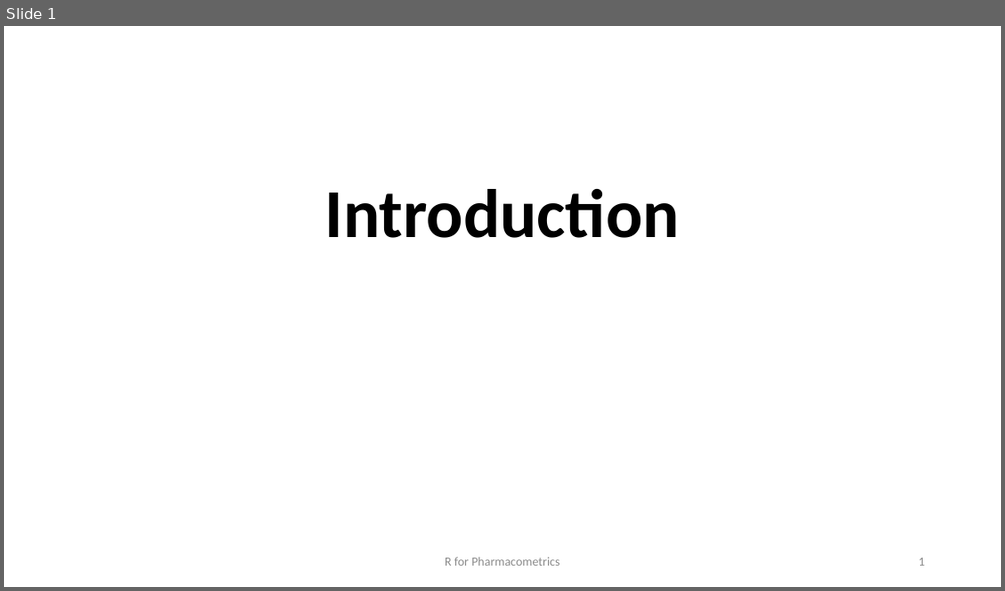
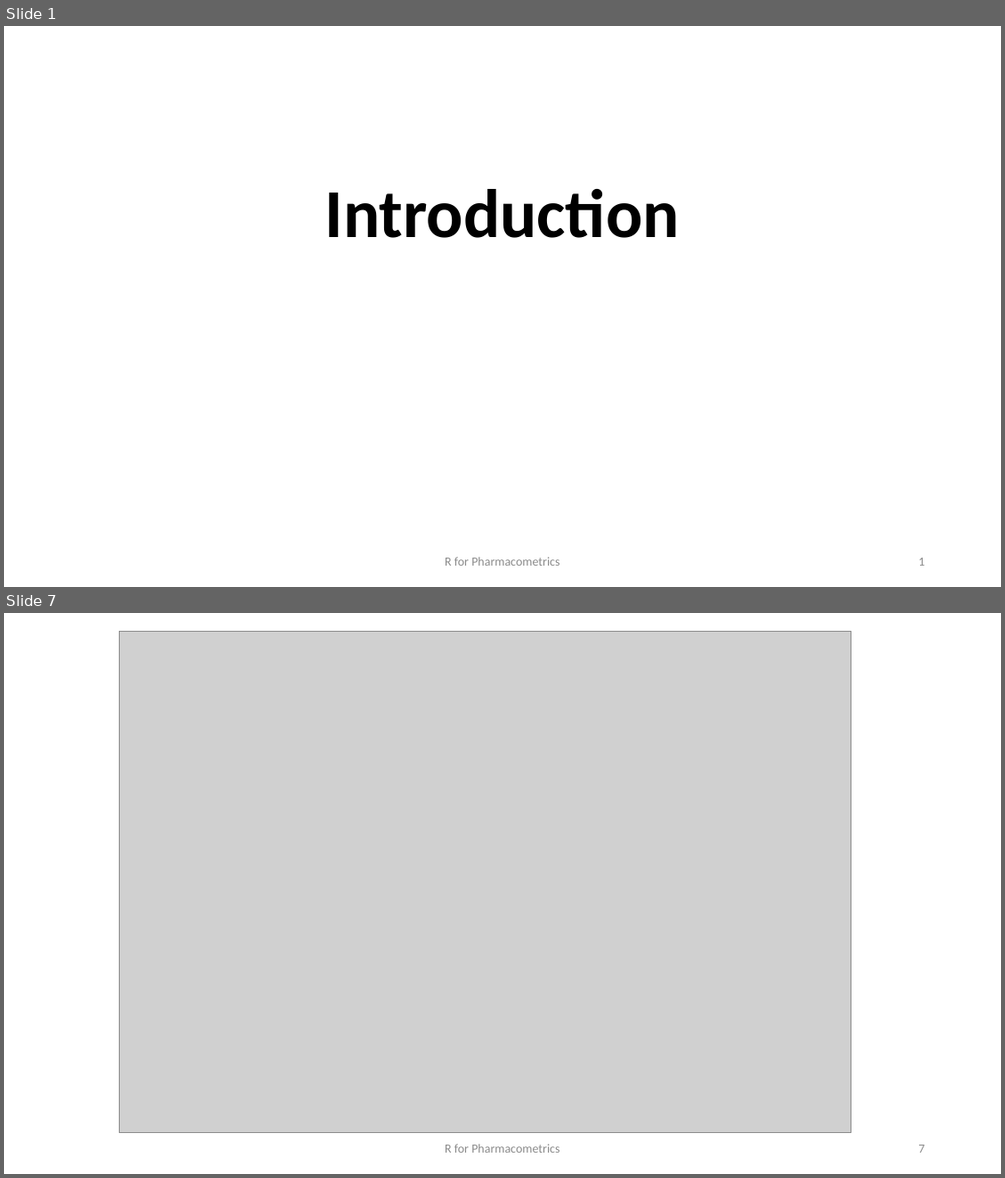
Before and after one commit to MasatoFukae/R-for-PMx, a slide deck: sample/0_introduction.pptx. Shown one above the other, each under a label of ours: slide 1 before the commit, slides 1 and 7 after it; the slides between them are not shown. The pictures are 1005x591 and 1005x1178 pixels, drawn with LibreOffice and Linux fonts; fonts in the diff are those of the drawing; grey boxes stand for pictures. Boxes give left, top, right and bottom in pixels: in the first picture for what was removed or moved away, otherwise in the second. Text is boxed around its words. In the diff, an @@ line names an element or a change of style, - is before the commit and + after.

```diff
--- a/sample/0_introduction.pptx
+++ b/sample/0_introduction.pptx
@@ slide 7 added at (x1=4, y1=613, x2=1001, y2=1174), background #FFFFFF @@
@@ picture added at (x1=119, y1=631, x2=850, y2=1132) @@
@@ text added at (x1=445, y1=1143, x2=559, y2=1152), 12 pt, text #8C8C8C @@
+R for Pharmacometrics
@@ page number added at (x1=918, y1=1144, x2=924, y2=1152), 12 pt, text #8C8C8C @@
+7
```
Also in this commit, not shown: 2 slides changed, 7 other slides added.
